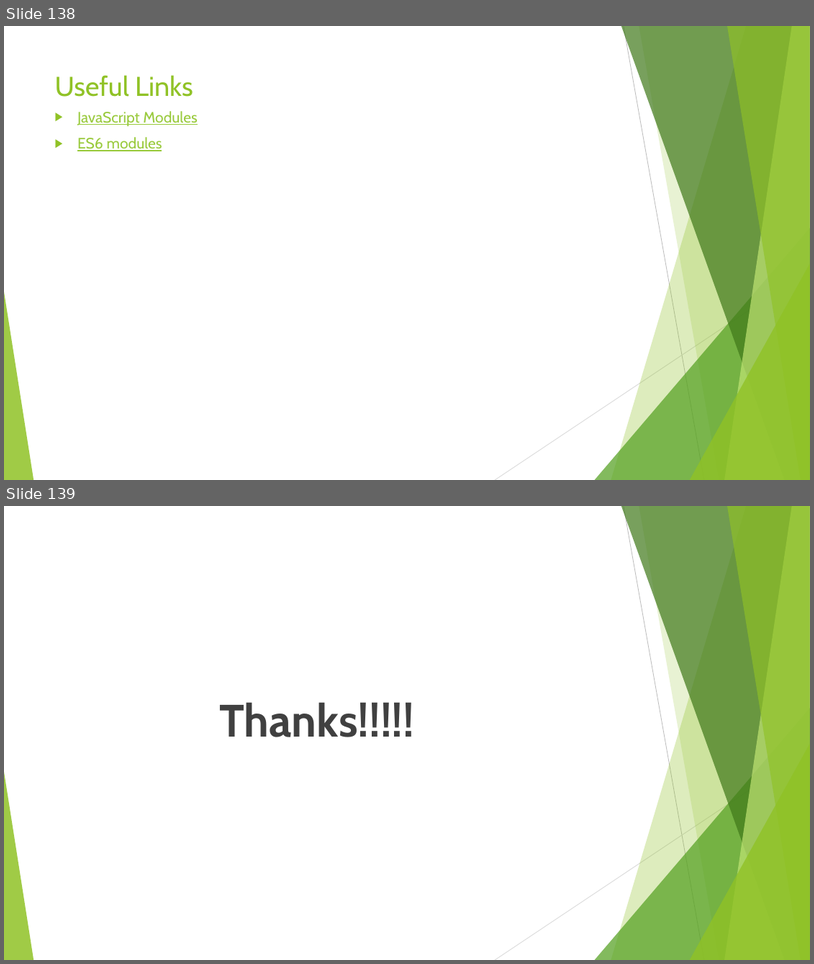
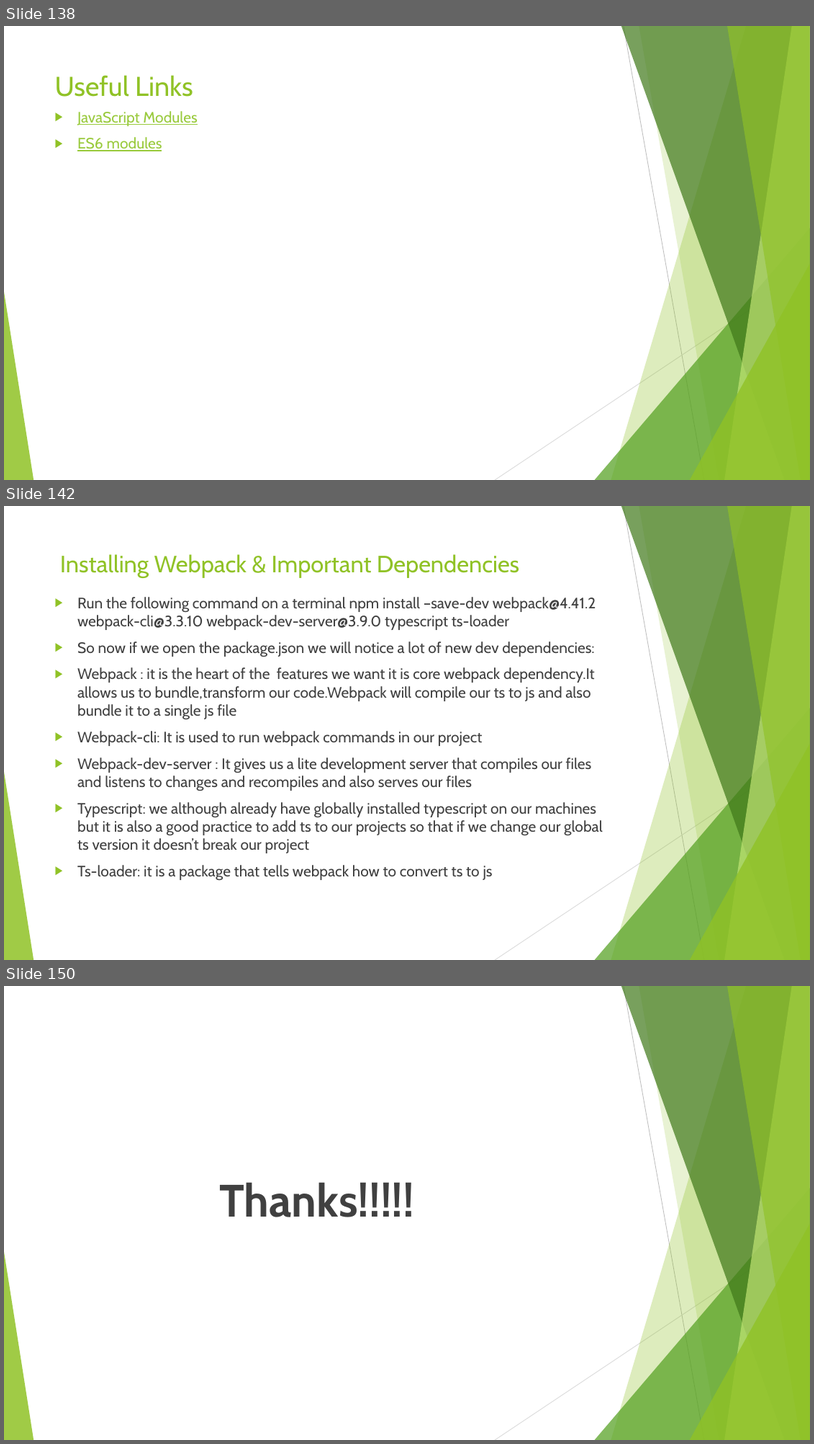
Before and after one commit to rudhrainfogain/TypeScript, a slide deck: PPT/TypeScriptv10.pptx. Shown one above the other, each under a label of ours: slides 138 and 139 before the commit, slides 138, 142 and 150 after it; the slides between them are not shown. The pictures are 814x964 and 814x1444 pixels, drawn with LibreOffice and Linux fonts; fonts in the diff are those of the drawing. Boxes give left, top, right and bottom in pixels: in the first picture for what was removed or moved away, otherwise in the second. Text is boxed around its words. In the diff, an @@ line names an element or a change of style, - is before the commit and + after.

Commit message:
Webpack complete

```diff
--- a/PPT/TypeScriptv10.pptx
+++ b/PPT/TypeScriptv10.pptx
@@ slide 142 added at [4,506,810,960], background #FFFFFF; not listed: 10 template elements that a slide beside it also shows @@
@@ title added at [60,554,520,578], 28 pt, text #90C226 @@
+Installing Webpack & Important Dependencies
@@ text added at [77,597,603,880], 18 pt, text #404040 @@
+▶ Run the following command on a terminal npm install –save-dev webpack@4.41.2 webpack-cli@3.3.10 webpack-dev-server@3.9.0 typescript ts-loader
+▶ So now if we open the package.json we will notice a lot of new dev dependencies:
+▶ Webpack : it is the heart of the features we want it is core webpack dependency.It allows us to bundle,transform our code.Webpack will compile our ts to js and also bundle it to a single js file
+▶ Webpack-cli: It is used to run webpack commands in our project
+▶ Webpack-dev-server : It gives us a lite development server that compiles our files and listens to changes and recompiles and also serves our files
+▶ Typescript: we although already have globally installed typescript on our machines but it is also a good practice to add ts to our projects so that if we change our global ts version it doesn’t break our project
+▶ Ts-loader: it is a package that tells webpack how to convert ts to js
@@ what was slide 139 is now slide 150 @@
```
Also in this commit, not shown: 10 other slides added, 21 other files.
